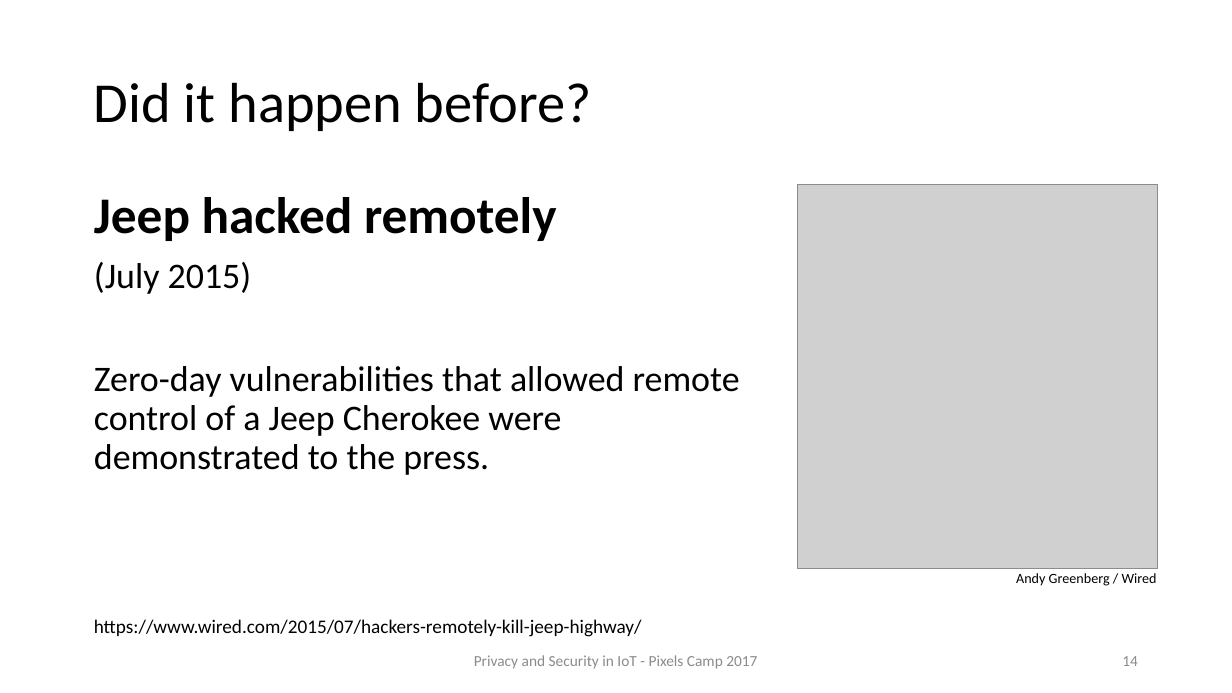
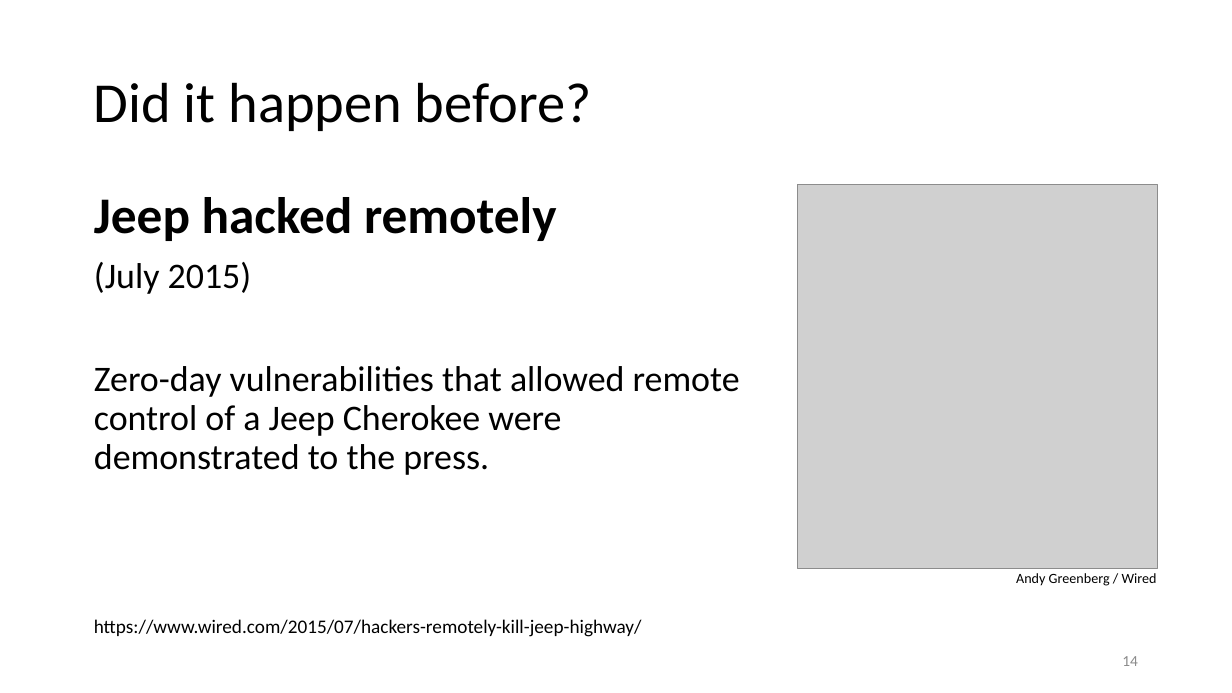
Before and after one commit to vveloso/talks, a slide deck: slide 14 of Privacy and Security in IoT/Privacy and Security in IoT.pptx. Drawn at 1232x693 pixels with LibreOffice and Linux fonts; fonts in the diff are those of the drawing; grey boxes stand for pictures. Boxes give left, top, right and bottom in pixels: in the first picture for what was removed or moved away, otherwise in the second. Text is boxed around its words. In the diff, an @@ line names an element or a change of style, - is before the commit and + after.

```diff
--- a/Privacy and Security in IoT/Privacy and Security in IoT.pptx
+++ b/Privacy and Security in IoT/Privacy and Security in IoT.pptx
@@ text removed at (474,655,757,669) @@
-Privacy and Security in IoT - Pixels Camp 2017
```
Also in this commit, not shown: 15 other slides changed, 2 slides added, 2 slides removed.
